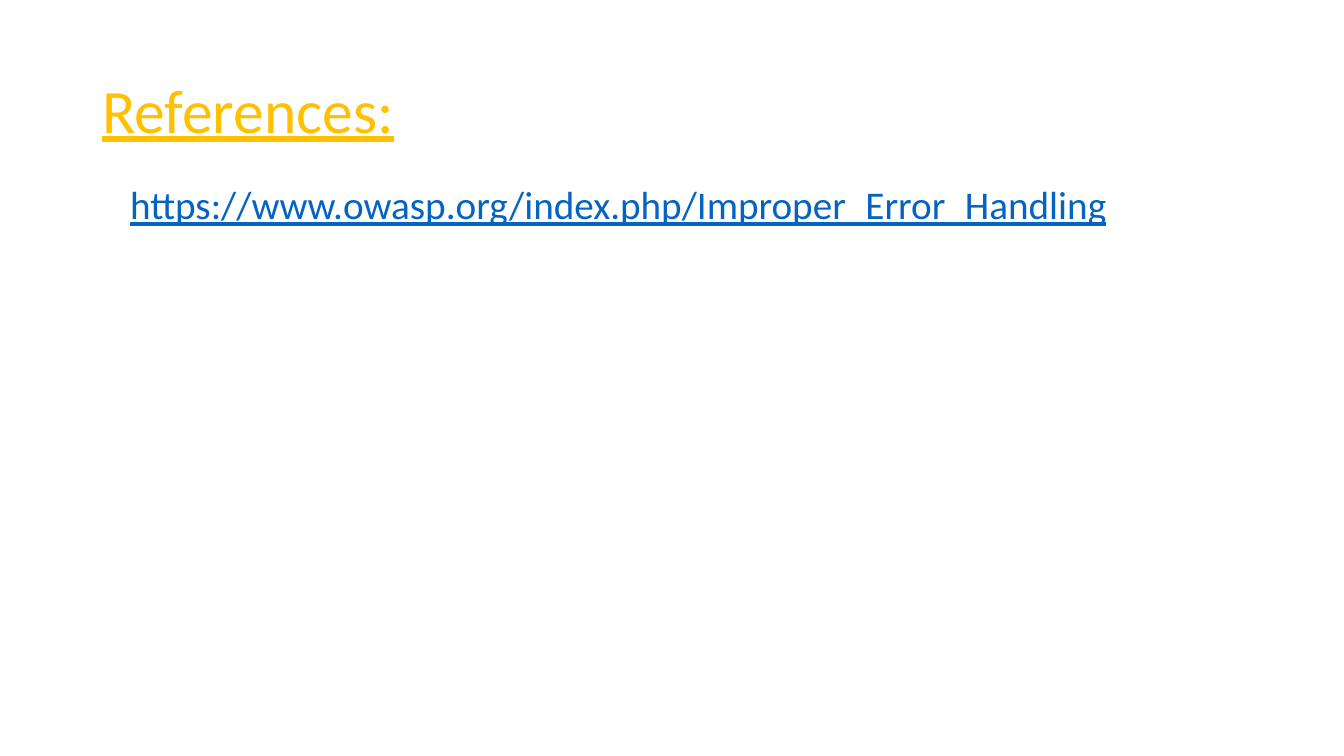
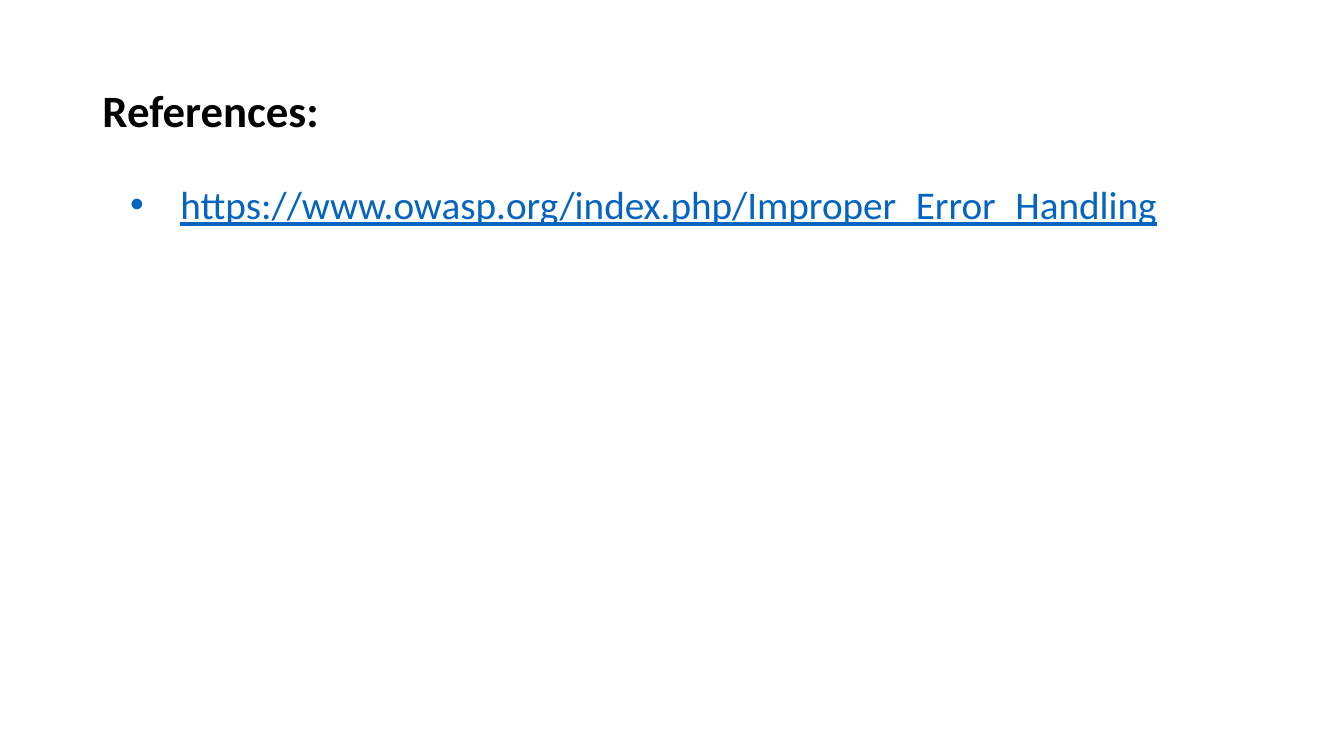
Before and after one commit to RocktimRajkumar/CEH-hack-a-thon, a slide deck: slide 109 of reports/Lifestyle Store/LifeStyle Store Application Reports.pptx. Drawn at 1344x756 pixels with LibreOffice and Linux fonts; fonts in the diff are those of the drawing. Boxes give left, top, right and bottom in pixels: in the first picture for what was removed or moved away, otherwise in the second. Text is boxed around its words. In the diff, an @@ line names an element or a change of style, - is before the commit and + after.

```diff
--- a/reports/Lifestyle Store/LifeStyle Store Application Reports.pptx
+++ b/reports/Lifestyle Store/LifeStyle Store Application Reports.pptx
@@ title "References:" at (102, 96, 318, 128): size 44 to 32 pt, text colour #FFC000 to #000000, bold on, underline off @@
@@ text "https://www.owasp.org/index.php/Improper_Error_Handling" at (180, 191, 1156, 226): bullet none to • @@
```
Also in this commit, not shown: 10 other slides changed.
